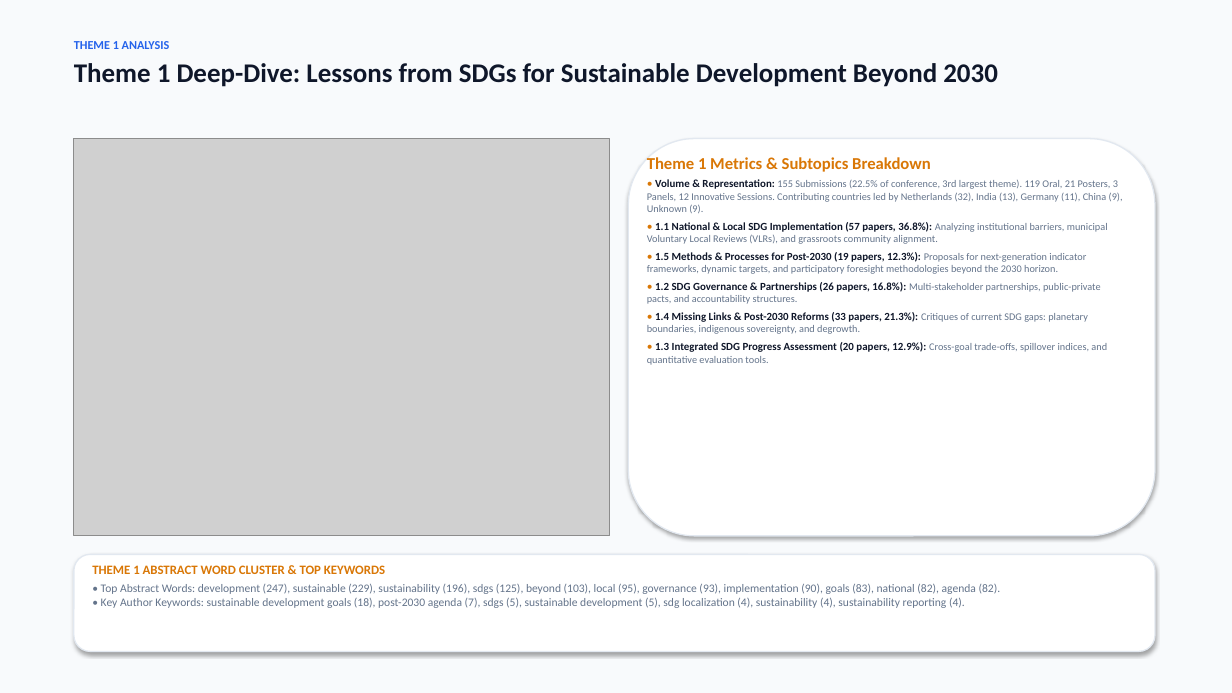
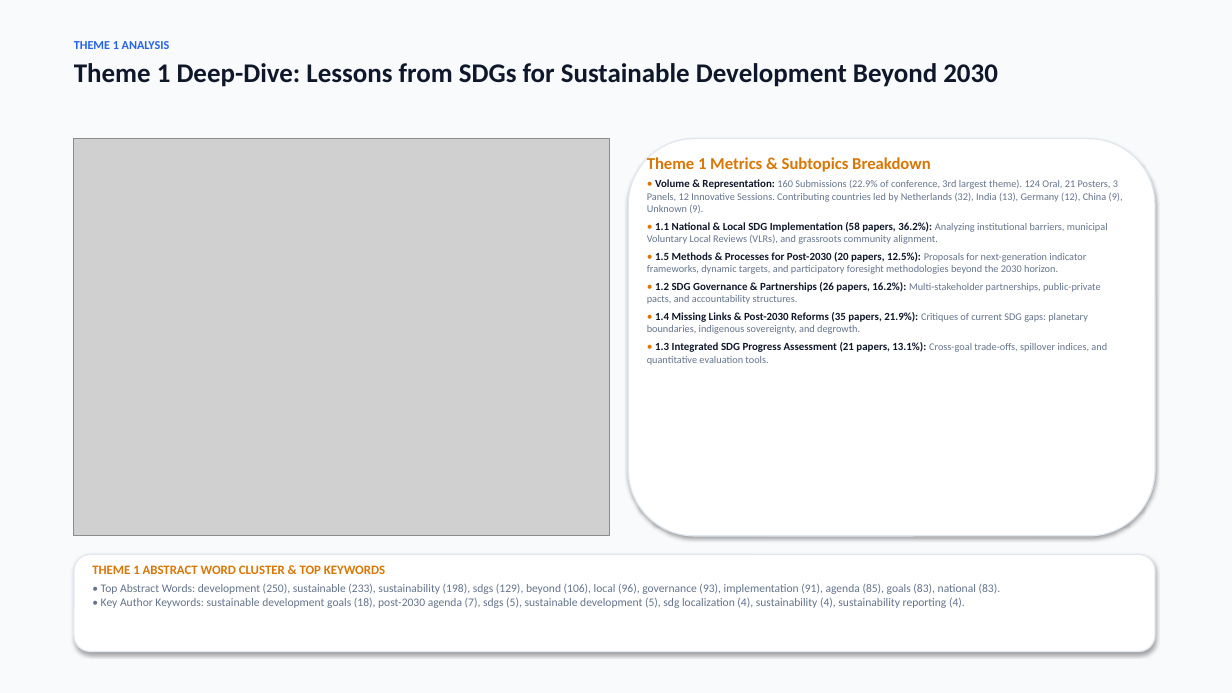
Before and after one commit to ponraj-aru/gsc2027-dashboard, a slide deck: slide 7 of GSC2027_Abstract_Submissions_Analysis_Report.pptx. Drawn at 1232x693 pixels with LibreOffice and Linux fonts; fonts in the diff are those of the drawing; grey boxes stand for pictures. Boxes give left, top, right and bottom in pixels: in the first picture for what was removed or moved away, otherwise in the second. Text is boxed around its words. In the diff, an @@ line names an element or a change of style, - is before the commit and + after.

Commit message:
Update dashboard with latest abstracts from adminPapersBrowse_2026-10-29_03-41-17.doc as of 2026-10-29 08:13:23

```diff
--- a/GSC2027_Abstract_Submissions_Analysis_Report.pptx
+++ b/GSC2027_Abstract_Submissions_Analysis_Report.pptx
@@ text at [647, 179, 1123, 365]: text changed @@
-• Volume & Representation: 155 Submissions (22.5% of conference, 3rd largest theme). 119 Oral, 21 Posters, 3 Panels, 12 Innovative Sessions. Contributing countries led by Netherlands (32), India (13), Germany (11), China (9), Unknown (9).
-• 1.1 National & Local SDG Implementation (57 papers, 36.8%): Analyzing institutional barriers, municipal Voluntary Local Reviews (VLRs), and grassroots community alignment.
-• 1.5 Methods & Processes for Post-2030 (19 papers, 12.3%): Proposals for next-generation indicator frameworks, dynamic targets, and participatory foresight methodologies beyond the 2030 horizon.
-• 1.2 SDG Governance & Partnerships (26 papers, 16.8%): Multi-stakeholder partnerships, public-private pacts, and accountability structures.
-• 1.4 Missing Links & Post-2030 Reforms (33 papers, 21.3%): Critiques of current SDG gaps: planetary boundaries, indigenous sovereignty, and degrowth.
-• 1.3 Integrated SDG Progress Assessment (20 papers, 12.9%): Cross-goal trade-offs, spillover indices, and quantitative evaluation tools.
+• Volume & Representation: 160 Submissions (22.9% of conference, 3rd largest theme). 124 Oral, 21 Posters, 3 Panels, 12 Innovative Sessions. Contributing countries led by Netherlands (32), India (13), Germany (12), China (9), Unknown (9).
+• 1.1 National & Local SDG Implementation (58 papers, 36.2%): Analyzing institutional barriers, municipal Voluntary Local Reviews (VLRs), and grassroots community alignment.
+• 1.5 Methods & Processes for Post-2030 (20 papers, 12.5%): Proposals for next-generation indicator frameworks, dynamic targets, and participatory foresight methodologies beyond the 2030 horizon.
+• 1.2 SDG Governance & Partnerships (26 papers, 16.2%): Multi-stakeholder partnerships, public-private pacts, and accountability structures.
+• 1.4 Missing Links & Post-2030 Reforms (35 papers, 21.9%): Critiques of current SDG gaps: planetary boundaries, indigenous sovereignty, and degrowth.
+• 1.3 Integrated SDG Progress Assessment (21 papers, 13.1%): Cross-goal trade-offs, spillover indices, and quantitative evaluation tools.
@@ text at [101, 584, 1001, 608]: text changed @@
-• Top Abstract Words: development (247), sustainable (229), sustainability (196), sdgs (125), beyond (103), local (95), governance (93), implementation (90), goals (83), national (82), agenda (82).
-• Key Author Keywords: sustainable development goals (18), post-2030 agenda (7), sdgs (5), sustainable development (5), sdg localization (4), sustainability (4), sustainability reporting (4).
+• Top Abstract Words: development (250), sustainable (233), sustainability (198), sdgs (129), beyond (106), local (96), governance (93), implementation (91), agenda (85), goals (83), national (83).
+• Key Author Keywords: sustainable development goals (18), post-2030 agenda (7), sdgs (5), sustainable development (5), sdg localization (4), sustainability (4), sustainability reporting (4).
```
Also in this commit, not shown: 14 other slides changed, 32 other files.
